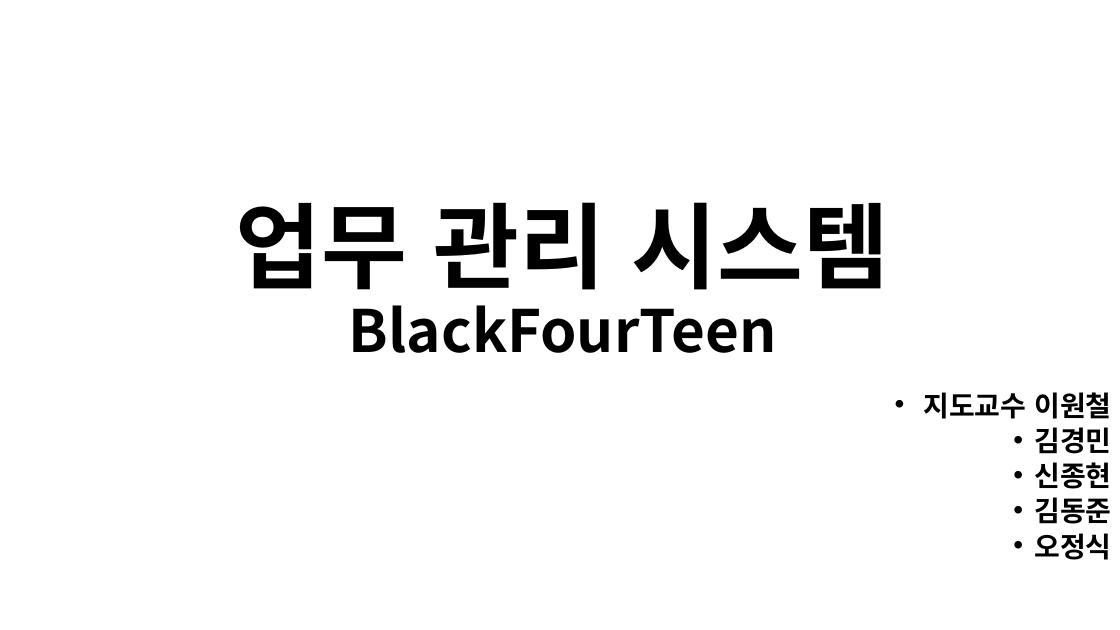
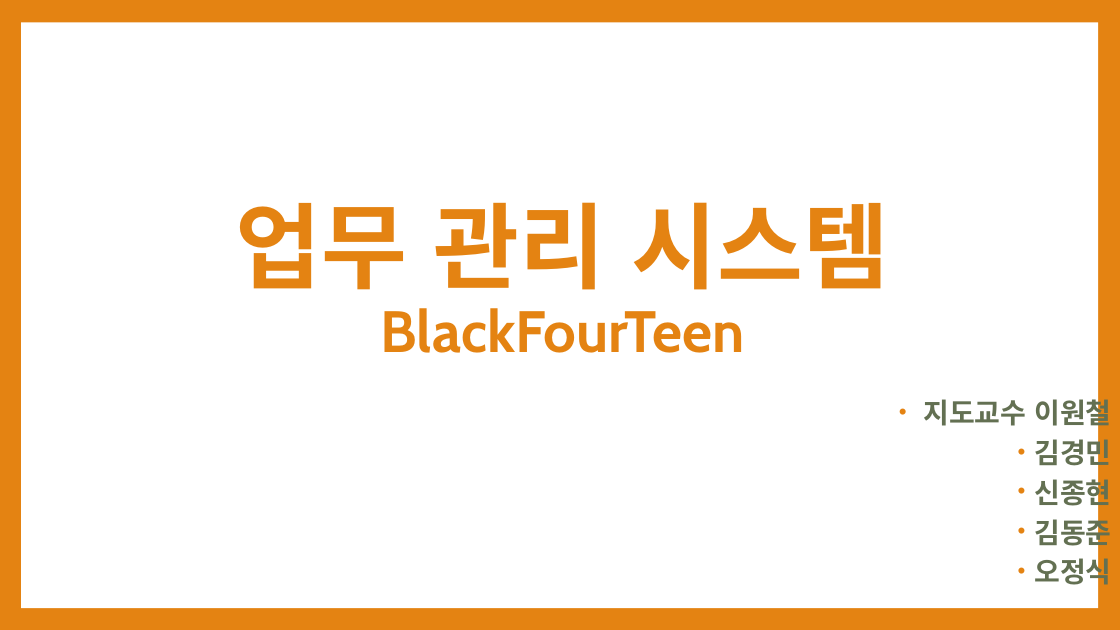
Before and after one commit to blackfourteen2014/Project-System-Process, a slide deck: slide 1 of 업무관리시스템 최종본(색 수정 및 ERD 추가).pptx. Drawn at 1120x630 pixels with LibreOffice and Linux fonts; fonts in the diff are those of the drawing. Boxes give left, top, right and bottom in pixels: in the first picture for what was removed or moved away, otherwise in the second. Text is boxed around its words. In the diff, an @@ line names an element or a change of style, - is before the commit and + after.

```diff
--- a/업무관리시스템 최종본(색 수정 및 ERD 추가).pptx
+++ b/업무관리시스템 최종본(색 수정 및 ERD 추가).pptx
@@ background #FFFFFF to #E48312 @@
@@ rectangle added at (x1=21, y1=23, x2=1098, y2=608), fill #FFFFFF @@
@@ title "업무 관리 시스템 BlackFourTeen" at (x1=236, y1=202, x2=890, y2=353): font Noto Sans CJK KR to Cabin, text colour #000000 to #E48312 @@
@@ text "지도교수 이원철" at (x1=923, y1=395, x2=1111, y2=590): font Noto Sans CJK KR to Cabin, text colour #000000 to #637052; indent changed; more space between paragraphs @@
```
Also in this commit, not shown: 6 other slides changed, 2 slides added, 2 slides removed.
